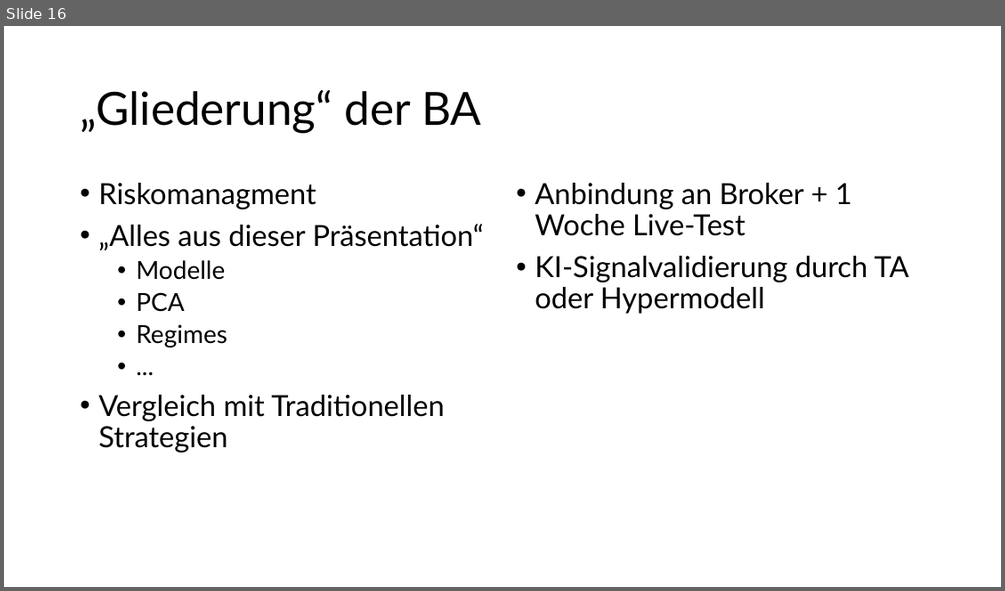
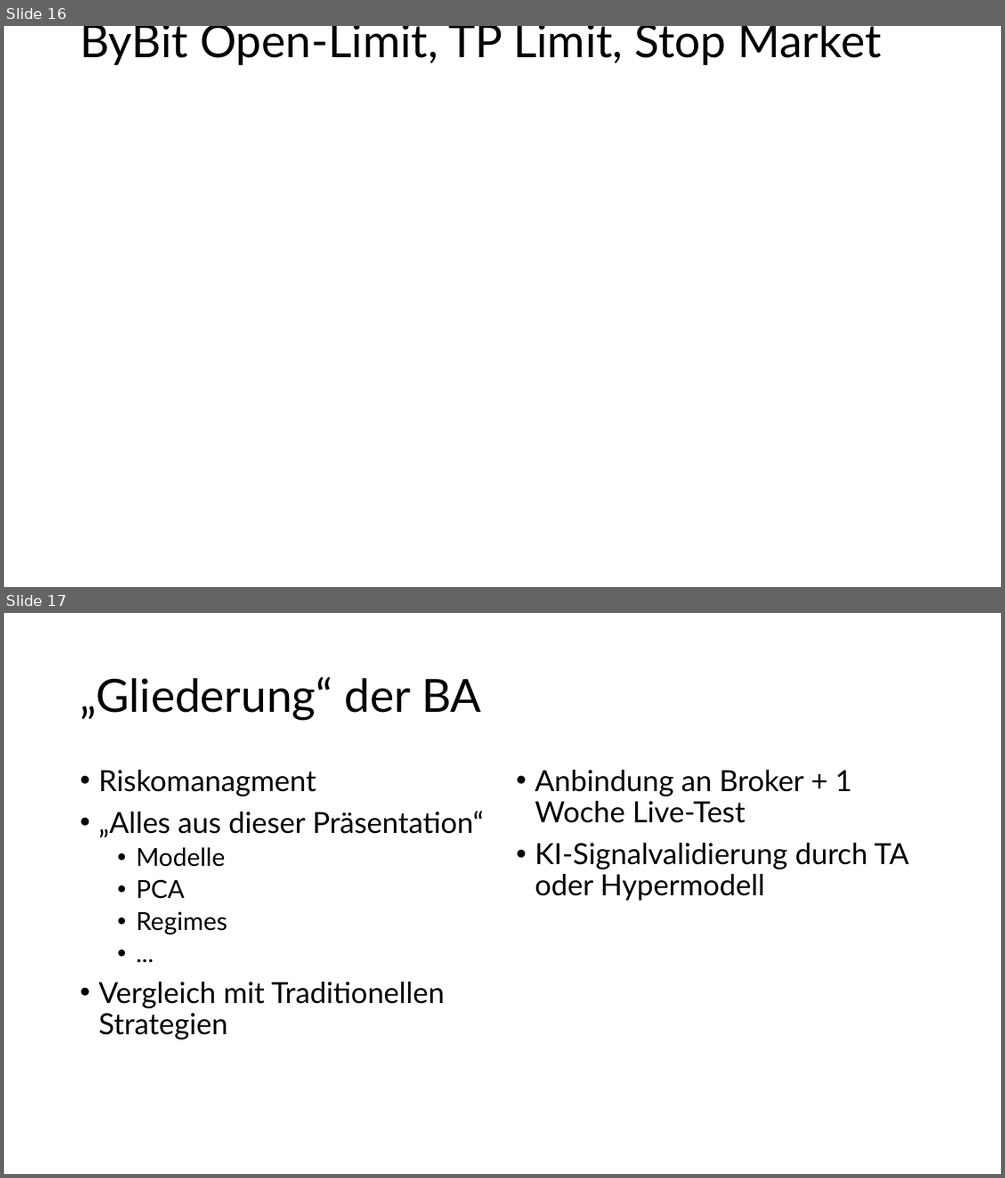
Before and after one commit to becker-freelancing/trading-strategies-implementations, a slide deck: Bachelor_aktueller_stand.pptx. Shown one above the other, each under a label of ours: slide 16 before the commit, slides 16 and 17 after it. The pictures are 1005x591 and 1005x1178 pixels, drawn with LibreOffice and Linux fonts; fonts in the diff are those of the drawing; background and template pictures are left out. Boxes give left, top, right and bottom in pixels: in the first picture for what was removed or moved away, otherwise in the second. Text is boxed around its words. In the diff, an @@ line names an element or a change of style, - is before the commit and + after.

```diff
--- a/Bachelor_aktueller_stand.pptx
+++ b/Bachelor_aktueller_stand.pptx
@@ slide 16 added at <box>4,26,1001,587</box>, background picture (left out) @@
@@ title added at <box>80,26,881,65</box>, 44 pt, text #000000 @@
+ByBit Open-Limit, TP Limit, Stop Market
@@ what was slide 16 is now slide 17 @@
```
Also in this commit, not shown: 1 slide changed, 3 other slides added.
